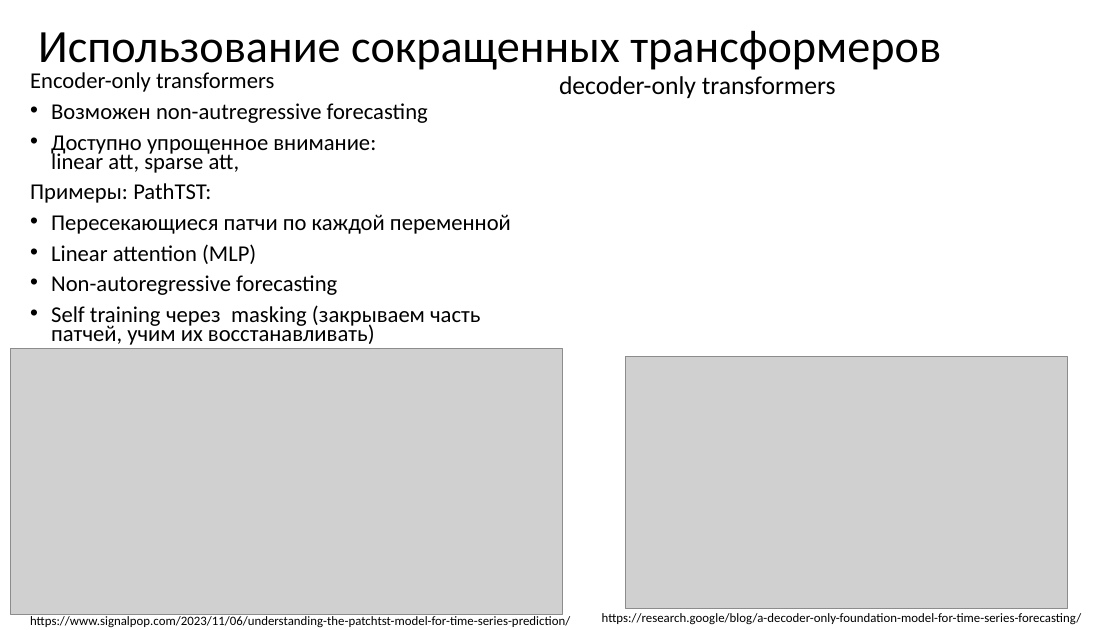
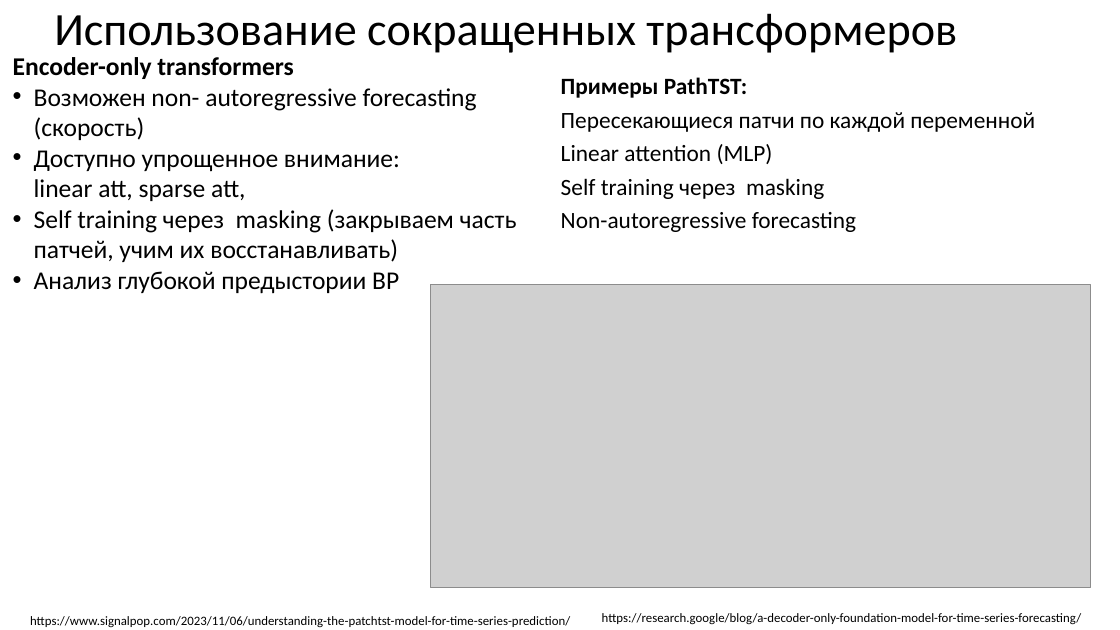
Before and after one commit to MVRonkin/TimeSeriesCourse, a slide deck: slide 16 of 2025/LEC/07-3 Transformers.pptx. Drawn at 1120x630 pixels with LibreOffice and Linux fonts; fonts in the diff are those of the drawing; grey boxes stand for pictures. Boxes give left, top, right and bottom in pixels: in the first picture for what was removed or moved away, otherwise in the second. Text is boxed around its words. In the diff, an @@ line names an element or a change of style, - is before the commit and + after.

```diff
--- a/2025/LEC/07-3 Transformers.pptx
+++ b/2025/LEC/07-3 Transformers.pptx
@@ title "Использование сокращенных трансформеров": place and size @@
-title "Использование сокращенных трансформеров" at <box>38,30,941,73</box>
+title "Использование сокращенных трансформеров" at <box>54,13,957,53</box>
@@ text "Encoder-only transformers": place and size @@
-text "Encoder-only transformers" at <box>30,72,511,345</box>
+text "Encoder-only transformers" at <box>13,57,517,294</box>
@@ text at <box>13,57,517,262</box>: size 19.4 to 21.9 pt in "Encoder-only transformers", "Доступно упрощенное внимание: linear att, sparse att,", "Self training через masking (закрываем часть патчей, ..."; bold on in "Encoder-only transformers"; line spacing 0.7 to 1; less space between paragraphs @@
@@ text at <box>34,88,477,140</box>: text changed; size 19.4 to 21.9 pt @@
-• Возможен non-autregressive forecasting
+• Возможен non- autoregressive forecasting (скорость)
@@ text removed at <box>559,76,836,98</box> @@
-decoder-only transformers
@@ text added at <box>561,77,1035,232</box>, 20 pt, text #000000 @@
+Примеры PathTST:
+Пересекающиеся патчи по каждой переменной
+Linear attention (MLP)
+Self training через masking
+Non-autoregressive forecasting
@@ text at <box>30,183,511,295</box>: paragraphs removed @@
-Примеры: PathTST:
-• Пересекающиеся патчи по каждой переменной
-• Linear attention (MLP)
-• Non-autoregressive forecasting
@@ text at <box>34,271,399,294</box>: paragraph added @@
+• Анализ глубокой предыстории ВР
@@ picture: place and size @@
-picture at <box>10,349,563,614</box>
+picture at <box>431,285,1091,588</box>
@@ picture removed at <box>626,357,1068,609</box> @@
```
Also in this commit, not shown: 1 other slide changed, 4 slides added.
